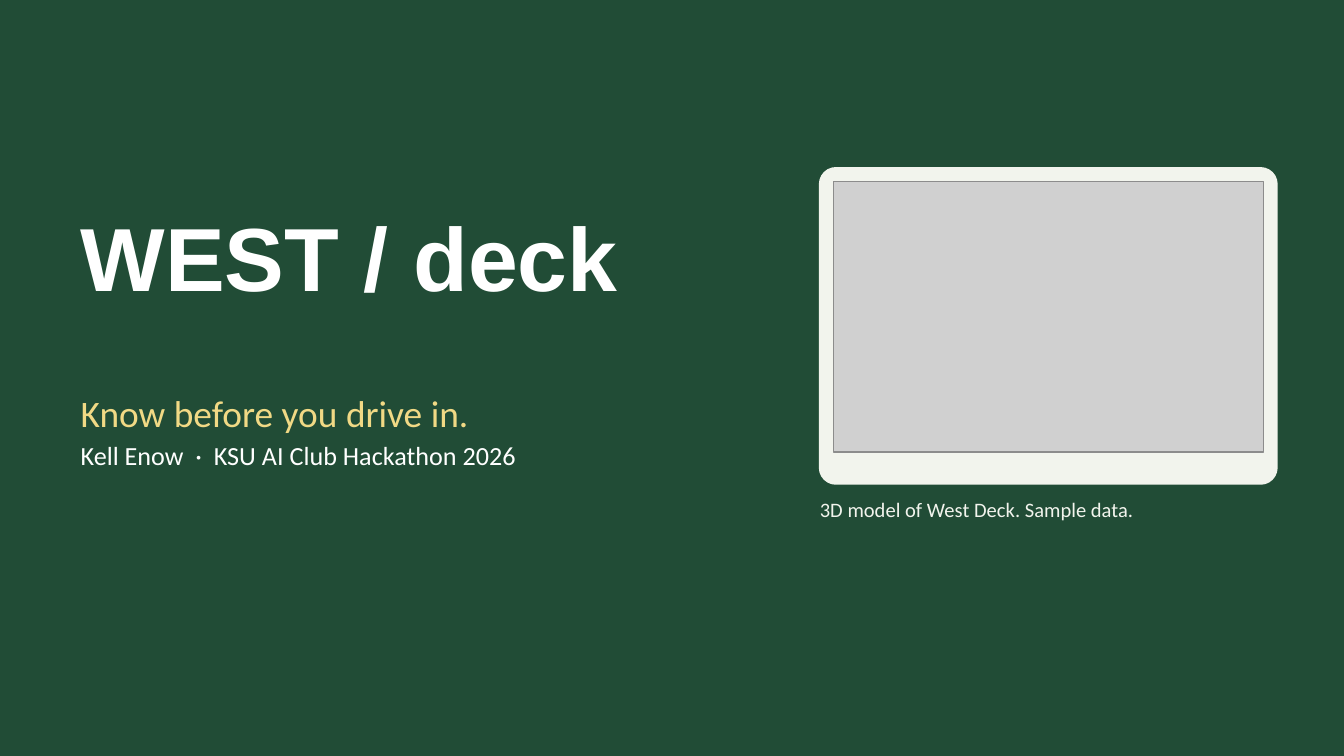
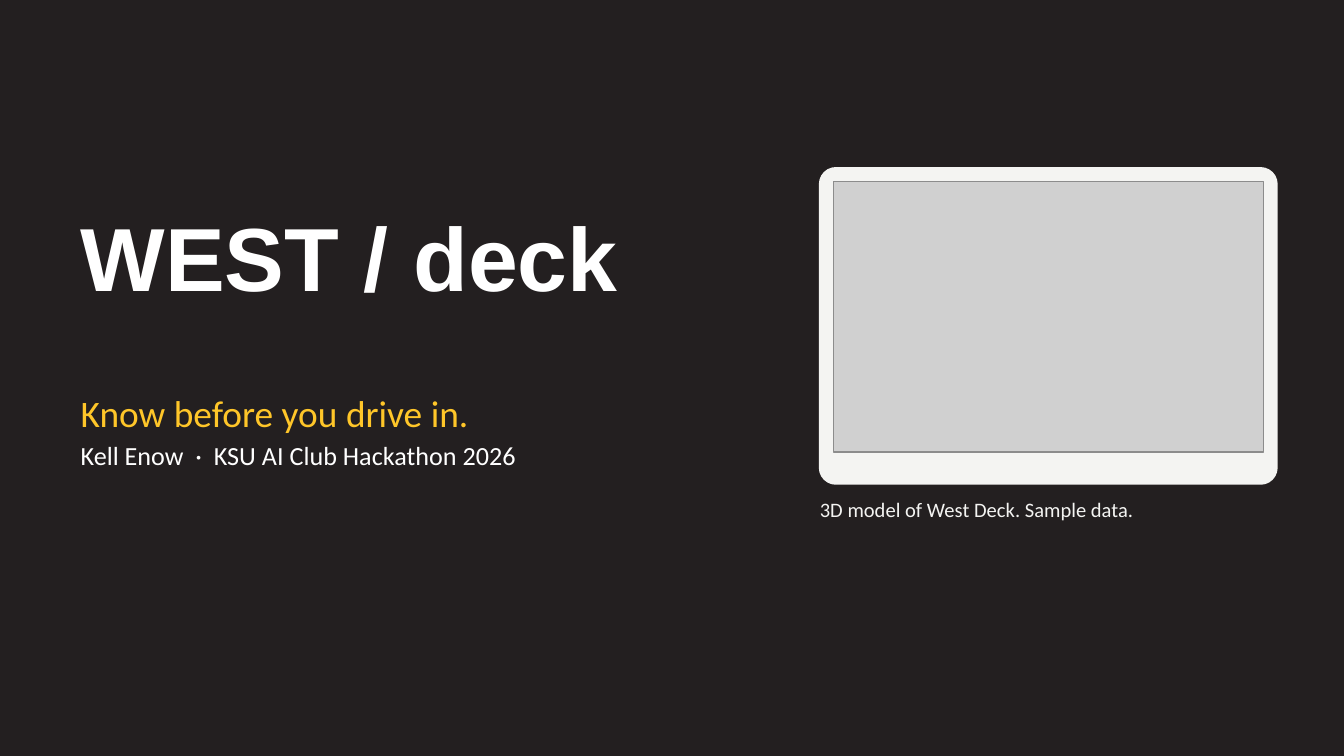
Before and after one commit to boots59/park.ai, a slide deck: slide 1 of submission/WEST-deck-pitch-DRAFT.pptx. Drawn at 1344x756 pixels with LibreOffice and Linux fonts; fonts in the diff are those of the drawing; grey boxes stand for pictures. Boxes give left, top, right and bottom in pixels: in the first picture for what was removed or moved away, otherwise in the second. Text is boxed around its words. In the diff, an @@ line names an element or a change of style, - is before the commit and + after.

```diff
--- a/submission/WEST-deck-pitch-DRAFT.pptx
+++ b/submission/WEST-deck-pitch-DRAFT.pptx
@@ background #214C36 to #231F20 @@
@@ rounded rectangle at [820, 168, 1277, 484]: fill #F2F4ED to #F4F4F2; outline #F2F4ED 1 pt to #F4F4F2 1 pt @@
@@ text at [81, 401, 469, 433]: text colour #F1D985 to #FFC629 in "Know before you drive in." @@
@@ text "3D model of West Deck. ..." at [820, 502, 1133, 521]: text colour #F2F4ED to #F4F4F2 @@
```
Also in this commit, not shown: 7 other slides changed, 7 other files.
